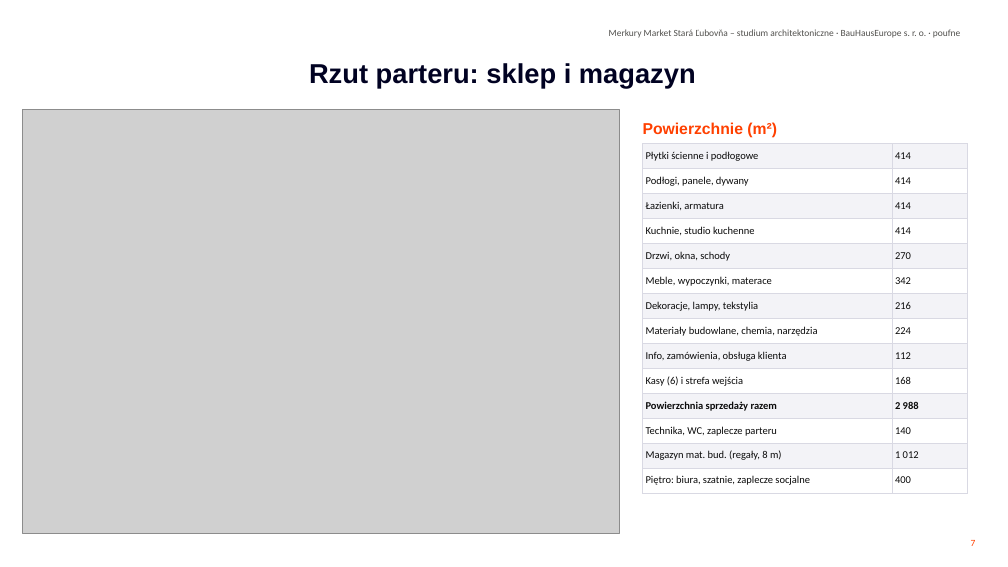
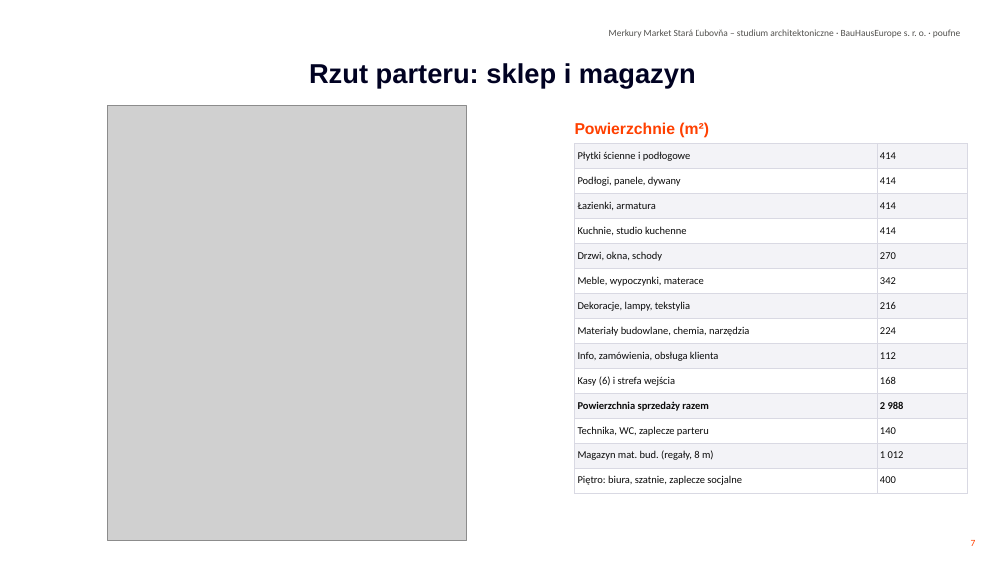
Before and after one commit to Lubo585/Lubo585, a slide deck: slide 7 of business-plan/studia-merkury-market/Studia_sklepu_Merkury_Market_Stara_Lubovna_PL.pptx. Drawn at 1008x567 pixels with LibreOffice and Linux fonts; fonts in the diff are those of the drawing; grey boxes stand for pictures; background and template pictures are left out. Boxes give left, top, right and bottom in pixels: in the first picture for what was removed or moved away, otherwise in the second. Text is boxed around its words. In the diff, an @@ line names an element or a change of style, - is before the commit and + after.

```diff
--- a/business-plan/studia-merkury-market/Studia_sklepu_Merkury_Market_Stara_Lubovna_PL.pptx
+++ b/business-plan/studia-merkury-market/Studia_sklepu_Merkury_Market_Stara_Lubovna_PL.pptx
@@ picture: place and size @@
-picture at <box>23,110,620,533</box>
+picture at <box>108,106,467,541</box>
@@ text "Powierzchnie (m²)": place and size @@
-text "Powierzchnie (m²)" at <box>643,122,777,138</box>
+text "Powierzchnie (m²)" at <box>575,122,709,138</box>
@@ table: place and size @@
-table at <box>643,144,968,489</box>
+table at <box>575,144,968,489</box>
```
Also in this commit, not shown: 6 other slides changed, 3 other files.
